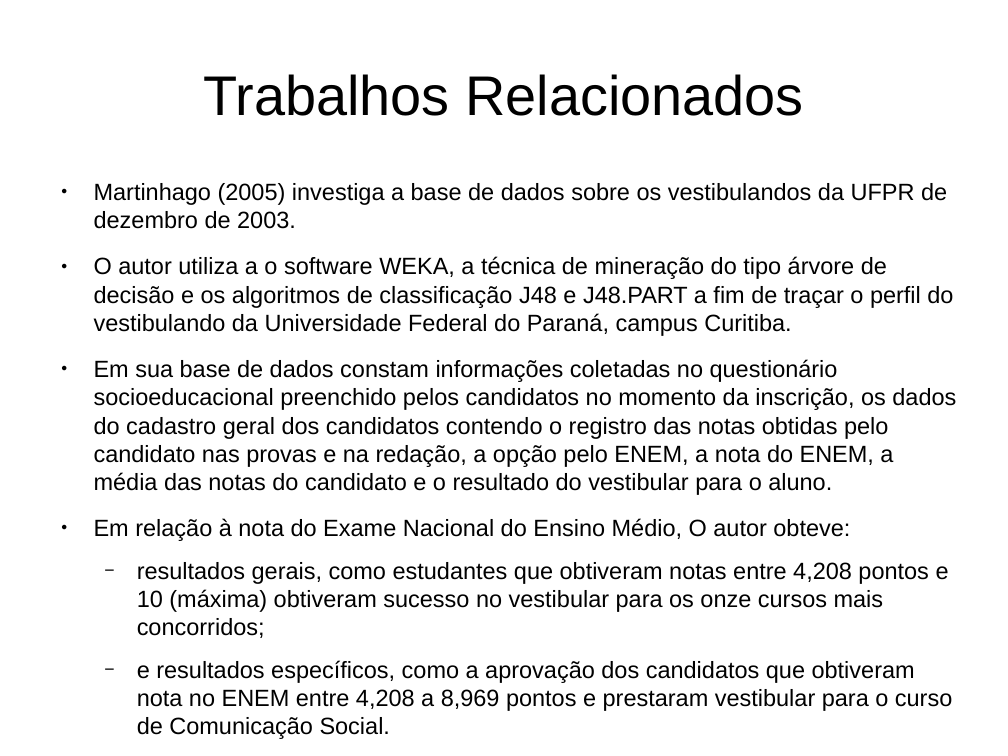
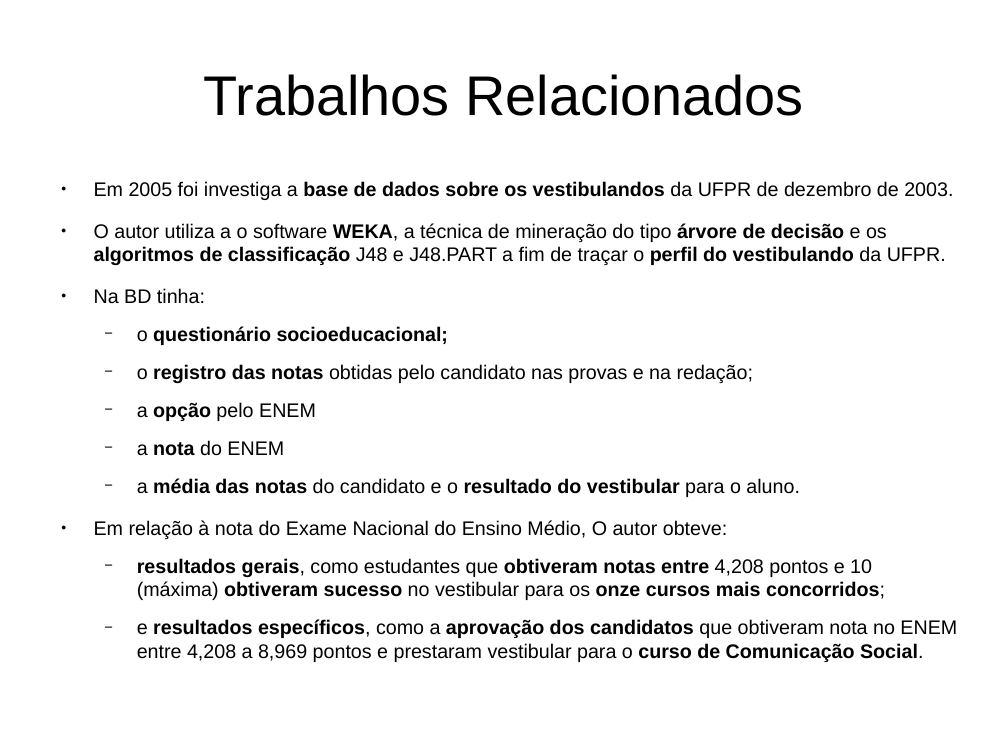
Before and after one commit to alexandre-costa-81/mpdc, a slide deck: slide 13 of mineracao-de-dados-educacionais-nos-resultados-do-enem-de-2015.odp. Drawn at 1008x756 pixels with LibreOffice and Linux fonts; fonts in the diff are those of the drawing. Boxes give left, top, right and bottom in pixels: in the first picture for what was removed or moved away, otherwise in the second. Text is boxed around its words. In the diff, an @@ line names an element or a change of style, - is before the commit and + after.

```diff
--- a/mineracao-de-dados-educacionais-nos-resultados-do-enem-de-2015.odp
+++ b/mineracao-de-dados-educacionais-nos-resultados-do-enem-de-2015.odp
@@ text at (x1=94, y1=181, x2=953, y2=497): text changed; size 18.5 to 15.5 pt @@
-● Martinhago (2005) investiga a base de dados sobre os vestibulandos da UFPR de dezembro de 2003.
-● O autor utiliza a o software WEKA, a técnica de mineração do tipo árvore de decisão e os algoritmos de classificação J48 e J48.PART a fim de traçar o perfil do vestibulando da Universidade Federal do Paraná, campus Curitiba.
-● Em sua base de dados constam informações coletadas no questionário socioeducacional preenchido pelos candidatos no momento da inscrição, os dados do cadastro geral dos candidatos contendo o registro das notas obtidas pelo candidato nas provas e na redação, a opção pelo ENEM, a nota do ENEM, a média das notas do candidato e o resultado do vestibular para o aluno.
+● Em 2005 foi investiga a base de dados sobre os vestibulandos da UFPR de dezembro de 2003.
+● O autor utiliza a o software WEKA, a técnica de mineração do tipo árvore de decisão e os algoritmos de classificação J48 e J48.PART a fim de traçar o perfil do vestibulando da UFPR.
+● Na BD tinha:
+  − o questionário socioeducacional;
+  − o registro das notas obtidas pelo candidato nas provas e na redação;
+  − a opção pelo ENEM
+  − a nota do ENEM
+  − a média das notas do candidato e o resultado do vestibular para o aluno.
@@ text at (x1=94, y1=520, x2=957, y2=662): size 18.5 to 15.5 pt in "Em relação à nota do Exame Nacional ...", "resultados gerais, como estudantes que obtiveram notas ...", "e resultados específicos, como a aprovação dos ..."; bold on in "resultados gerais, obtiveram notas entre obtiveram sucesso ...", "resultados específicos, aprovação dos candidatos curso de ..." @@
```
Also in this commit, not shown: 9 other slides changed, 2 other files.
